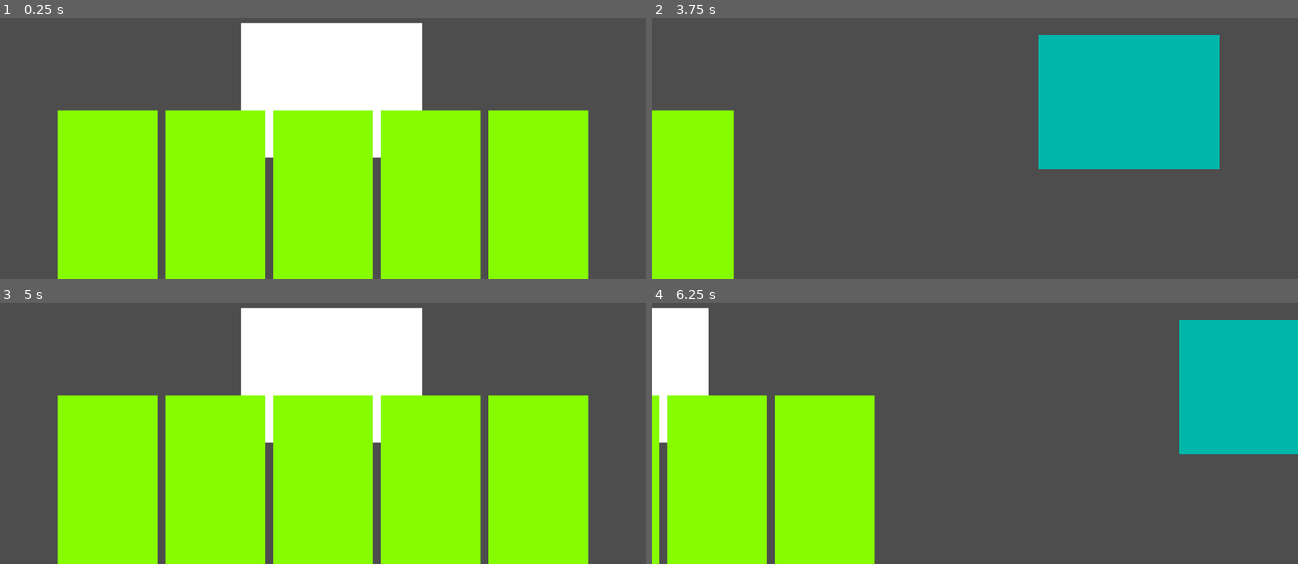
Above: before the commit, frames 1-4 (two rows, left to right).
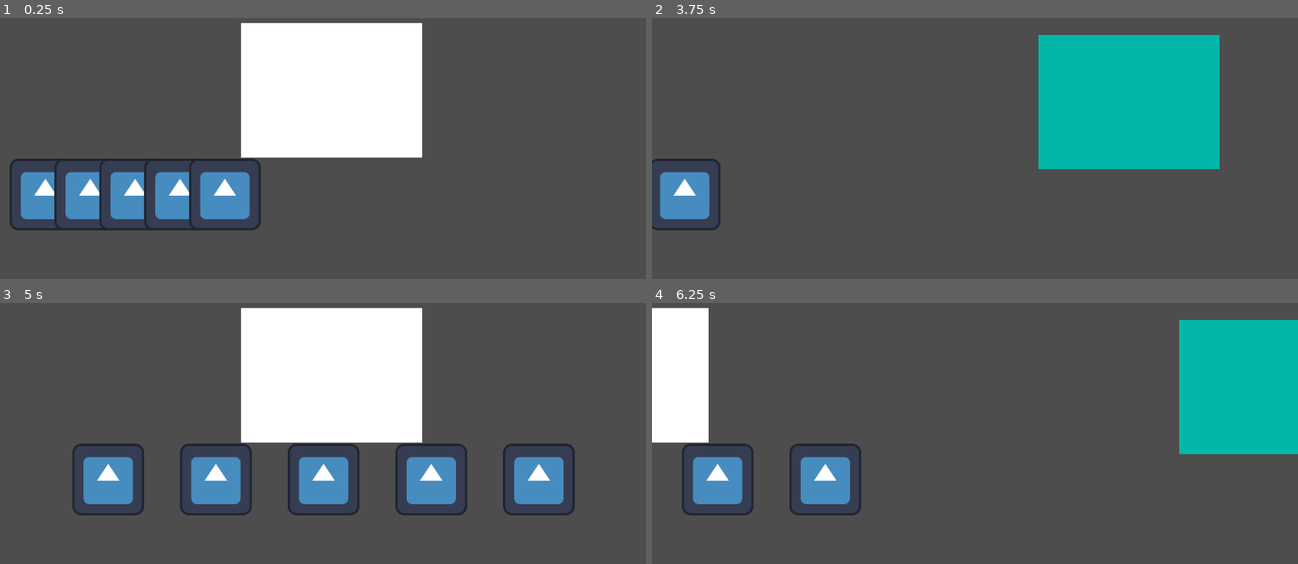
Above: after the commit, the same moments.

Repository: Novali91/Snakeeyes
Game: Godot game, scene res://root.tscn
Same seed, same stepped clock (60 frames per second), same inputs: the game is played once before the commit and once after it. The engine's default icon, where the game draws it, is replaced by a stand-in: a white triangle on a blue panel in a dark square.
Inputs:
- Up to frame 1 (0.25 s): no input
- Up to frame 2 (3.75 s): hold Right (right) 0.53-1.28 s; hold Left (left) 1.28-2.03 s; tap Enter at 2, 3.5 s; hold Right (right) 2.03-3.53 s; tap Space at 2.75 s; hold Left (left) from 3.53 s (still down)
- Up to frame 3 (5 s): keep holding Left (left)
- Up to frame 4 (6.25 s): tap Space at 5 s; tap Enter at 5.75 s; release Left (left) at 5.78 s; hold Right (right) from 5.78 s (still down)

The runs differ from the first frame. In frame 1, 52% of the frame differs, in the area x 1-92%, y 35-100%; in frame 2, 8.3%; in frame 3, 50%; in frame 4, 21%.

Commit message:
Made the slide-in actually work

Diff:
--- /dev/null
+++ b/01_Managers/04_HandManager/hand_manager.gd
@@ -0,0 +1,41 @@
+extends Node2D
+
+var test_cup = preload('res://02_Deck/01_Drinks/drink.tscn')
+var cups: Array[Node2D] = []
+var cup_location_goals = []
+var slide_start_time = 0
+
+func _ready() -> void:
+	pass
+
+func _process(delta: float) -> void:
+	var slide_end_time = slide_start_time + slide_time
+	if Time.get_ticks_msec() < slide_end_time:
+		slide_cups()
+	elif Time.get_ticks_msec() < slide_end_time + 5:
+		finish_slide_cups()
+
+var temp_cup_height = 150 #temporary placement variable
+var slide_time = 600
+
+func begin_slide_cups(drinks: Array[DrinkResource]) -> void:
+	slide_start_time = Time.get_ticks_msec()
+	for i in drinks.size():
+		var drink = drinks[i]
+		var new_cup = test_cup.instantiate()
+		cups.append(new_cup)
+		#somehow link cup to the drink data structure here
+		#or maybe just store it for later when theyre clicked
+		add_child(new_cup)
+		cup_location_goals.append(get_cup_spacing(i,drinks.size()))
+
+func get_cup_spacing(i: int, num_cups: int) -> float:
+	return ((i+1) / float(num_cups+1)) * get_parent().SCREEN_SIZE.x
+
+func slide_cups() -> void:
+	for i in cups.size():
+		cups[i].global_position = Vector2(global_position.x + ((Time.get_ticks_msec() - slide_start_time)/float(slide_time)) * cup_location_goals[i],global_position.y + get_parent().SCREEN_SIZE.y - temp_cup_height) #Will change this get_parent call later, screen size will prob be made global somehow
+
+func finish_slide_cups() -> void:
+	for i in cups.size():
+		cups[i].global_position = Vector2(global_position.x + cup_location_goals[i],global_position.y + get_parent().SCREEN_SIZE.y - temp_cup_height)
--- a/root.gd
+++ b/root.gd
@@ -12,7 +12,8 @@
 # Called when the node enters the scene tree for the first time.
 func _ready() -> void:
 	SCREEN_SIZE = camera.get_viewport_rect().size
-	$Table.begin_slide_cups([Drink.new(),Drink.new(),Drink.new(),Drink.new(),Drink.new()] as Array[Drink])
+	#Just give the player a hand of blank, example drinks
+	$Table.begin_slide_cups([DrinkResource.new(),DrinkResource.new(),DrinkResource.new(),DrinkResource.new(),DrinkResource.new()] as Array[DrinkResource])
 
 
 # Called every frame. 'delta' is the elapsed time since the previous frame.
--- a/root.tscn
+++ b/root.tscn
@@ -1,7 +1,7 @@
 [gd_scene format=3 uid="uid://dc4hppxlacdo3"]
 
 [ext_resource type="Script" uid="uid://bdte5xmxk3nbi" path="res://root.gd" id="1_30twh"]
-[ext_resource type="Script" uid="uid://cn4krwxb4nnm4" path="res://table.gd" id="2_pyidc"]
+[ext_resource type="Script" uid="uid://cn4krwxb4nnm4" path="res://01_Managers/04_HandManager/hand_manager.gd" id="2_pyidc"]
 
 [node name="Root" type="Node2D" unique_id=1307668486]
 script = ExtResource("1_30twh")
--- a/table.gd
+++ /dev/null
@@ -1,35 +0,0 @@
-extends Node2D
-
-var test_cup = preload('res://test_cup.tscn')
-var cups: Array[Node2D] = []
-var cup_location_goals = []
-var slide_start_time = 0
-
-func _ready() -> void:
-	pass
-
-func _process(delta: float) -> void:
-	if Time.get_ticks_msec() < slide_start_time + slide_time:
-		slide_cups()
-
-var temp_cup_height = 300 #temporary placement variable
-var temp_cup_width = 90 #ditto
-var slide_time = 200
-
-func begin_slide_cups(drinks: Array[Drink]) -> void:
-	slide_start_time = Time.get_ticks_msec()
-	for i in drinks.size():
-		var drink = drinks[i]
-		var new_cup = test_cup.instantiate()
-		cups.append(new_cup)
-		#somehow link cup to the drink data structure here
-		add_child(new_cup)
-		cup_location_goals.append(get_cup_spacing(i,drinks.size()))
-
-func get_cup_spacing(i: int, num_cups: int) -> float:
-	return ((i+1) / float(num_cups+1)) * get_parent().SCREEN_SIZE.x - temp_cup_width
-
-func slide_cups() -> void:
-	print((Time.get_ticks_msec() - slide_start_time)/slide_time)
-	for i in cups.size():
-		cups[i].global_position = Vector2(global_position.x + 1 * cup_location_goals[i],global_position.y + get_parent().SCREEN_SIZE.y - temp_cup_height) #Will change this get_parent call later, screen size will prob be made global somehow
--- a/test_cup.tscn
+++ /dev/null
@@ -1,8 +0,0 @@
-[gd_scene format=3 uid="uid://dxlsg2la1r508"]
-
-[node name="TestCup" type="Node2D" unique_id=363452379]
-
-[node name="ColorRect" type="ColorRect" parent="." unique_id=1903742827]
-offset_right = 178.0
-offset_bottom = 313.0
-color = Color(0.52363074, 0.9865987, 7.70092e-07, 1)
Renamed: table.gd.uid -> 01_Managers/04_HandManager/hand_manager.gd.uid
